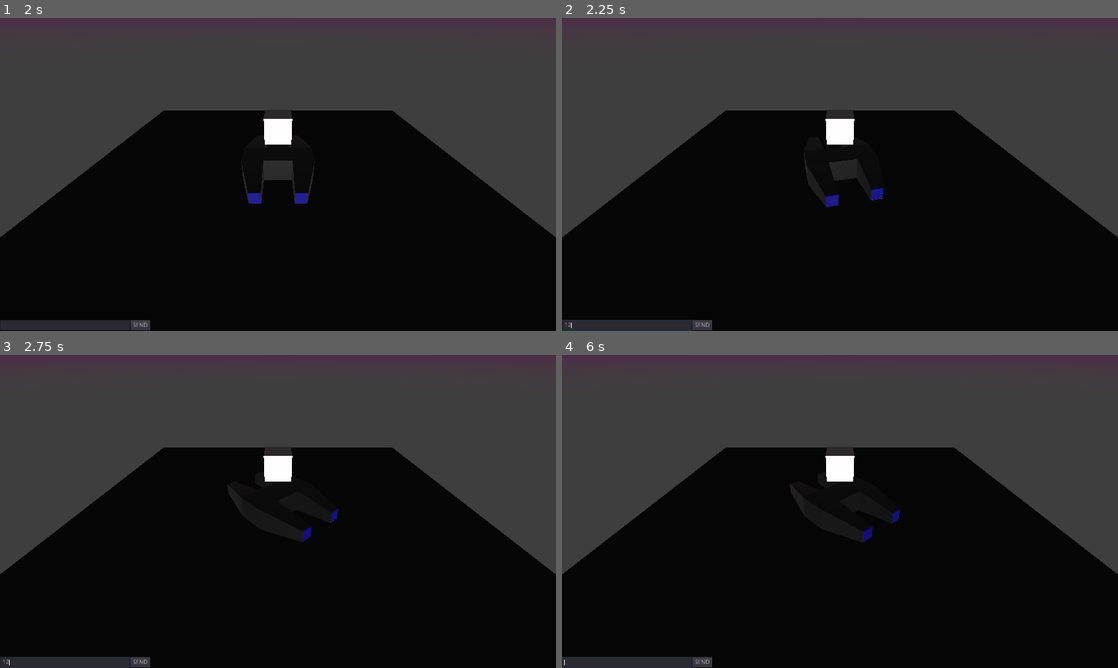
Above: before the commit, frames 1-4 (two rows, left to right).
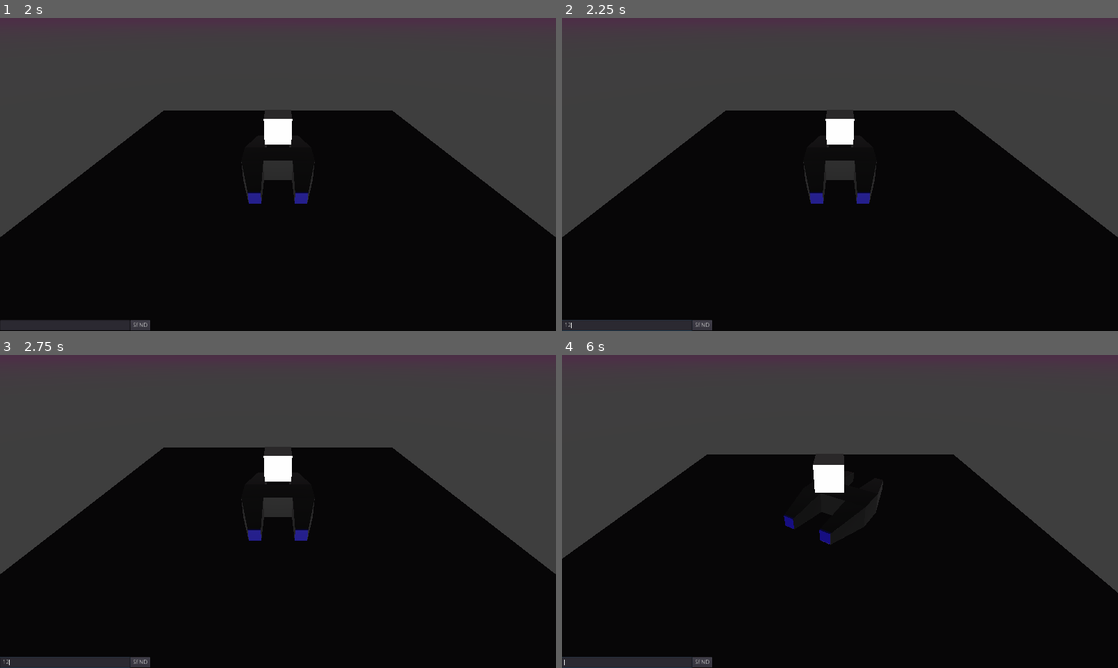
Above: after the commit, the same moments.

Repository: MilanFIN/3dmmo
Game: Godot game, scene res://assets/mainmenu.tscn
Same seed, same stepped clock (60 frames per second), same inputs: the game is played once before the commit and once after it.
Inputs (mouse positions are in pixels of both pictures, inside the frame that each line leads up to):
- Up to frame 1 (2 s): click (283, 165) at 0.52 s; type "Alex" at 0.6 s; click (283, 180) at 0.75 s; type "12" at 0.83 s; click "Start" at 1.25 s
- Up to frame 2 (2.25 s): click (628, 324) at 2.02 s; type "12" at 2.1 s
- Up to frame 3 (2.75 s): no input
- Up to frame 4 (6 s): click "SEND" at 2.75 s; move the mouse to (962, 495) at 3.52 s; press the mouse at (962, 495) at 3.53 s; hold Right (ui_right) 3.53-4.28 s; move the mouse to (728, 527) at 4.27 s; release the mouse at (728, 527) at 4.28 s; hold Left (ui_left) 4.28-5.03 s; click (728, 527) at 4.35 s; move the mouse to (895, 442) at 5.02 s; press the mouse at (895, 442) at 5.03 s; hold Right (ui_right) 5.03-5.78 s; move the mouse to (812, 574) at 5.77 s; release the mouse at (812, 574) at 5.78 s; hold Up (ui_up) from 5.78 s (still down); click (812, 574) at 5.85 s

Frame 1 is identical in both runs. In frame 2, 0.5% of the frame differs, in the area x 43-58%, y 40-61%; in frame 3, 0.6%; in frame 4, 4.0%, in the area x 0-100%, y 29-76%.

Commit message:
prevent movement when clicking the hud elements

Diff:
--- a/test1/level.tscn
+++ b/test1/level.tscn
@@ -84,3 +84,9 @@
 __meta__ = {
 "_edit_use_anchors_": false
 }
+[connection signal="mouse_entered" from="HUD/MessageBox" to="playership" method="_on_hud_mouse_entered"]
+[connection signal="mouse_exited" from="HUD/MessageBox" to="playership" method="_on_hud_mouse_exited"]
+[connection signal="mouse_entered" from="HUD/InputField" to="playership" method="_on_hud_mouse_entered"]
+[connection signal="mouse_exited" from="HUD/InputField" to="playership" method="_on_hud_mouse_exited"]
+[connection signal="mouse_entered" from="HUD/SendButton" to="playership" method="_on_hud_mouse_entered"]
+[connection signal="mouse_exited" from="HUD/SendButton" to="playership" method="_on_hud_mouse_exited"]
--- a/test1/scripts/playercamera.gd
+++ b/test1/scripts/playercamera.gd
@@ -10,6 +10,7 @@
 const MINDIST = 5
 const MAXDIST = 100
 const MOVEPLANESIZE = 1
+var canClick = true
 
 func _ready():
 	pass
@@ -85,20 +86,23 @@
 		zoomDirection = "back"
 		#velocity = SPEED * dir
 	if (event.is_action_pressed("ui_mouseleft")):
-		var position2D = get_viewport().get_mouse_position()
-		var point1 = Vector3(-MOVEPLANESIZE,0,-MOVEPLANESIZE)
-		var point2 = Vector3(-MOVEPLANESIZE,0,MOVEPLANESIZE)
-		var point3 = Vector3(MOVEPLANESIZE,0,-MOVEPLANESIZE)
-		#var dropPlane  = Plane(Vector3(0, 0, 10), 0)
-		var dropPlane = Plane(point1, point2, point3)
+		if (canClick):
+			var position2D = get_viewport().get_mouse_position()
+			var point1 = Vector3(-MOVEPLANESIZE,0,-MOVEPLANESIZE)
+			var point2 = Vector3(-MOVEPLANESIZE,0,MOVEPLANESIZE)
+			var point3 = Vector3(MOVEPLANESIZE,0,-MOVEPLANESIZE)
+			#var dropPlane  = Plane(Vector3(0, 0, 10), 0)
+			var dropPlane = Plane(point1, point2, point3)
+			var position3D = dropPlane.intersects_ray(project_ray_origin(position2D),project_ray_normal(position2D))
+			if (Position3D != null):
+				var node = get_node("../PlayerMesh")
+				var up = Vector3(0,1,0)
+				position3D = -position3D
+				var node2 = get_parent()
+				node2.moveTo(position3D)
 
-		var position3D = dropPlane.intersects_ray(project_ray_origin(position2D),project_ray_normal(position2D))
-		if (Position3D != null):
-			var node = get_node("../PlayerMesh")
-			var up = Vector3(0,1,0)
-			position3D = -position3D
-			#node.look_at(position3D, up)
-			#print(position3D)
+func disableClick():
+	canClick = false
 
-			var node2 = get_parent()
-			node2.moveTo(position3D)
+func enableClick():
+	canClick = true
--- a/test1/scripts/playership.gd
+++ b/test1/scripts/playership.gd
@@ -10,6 +10,8 @@
 var state = "idle" #idle, turning, moving
 var angle = 0
 var targetAngle = 0
+
+
 
 func _ready():
 	pass
@@ -83,3 +85,15 @@
 	targetAngle = angle - difference
 
 	#print(targetDir)
+
+
+func _on_hud_mouse_entered():
+	var camera = get_node("./Camera")
+	camera.disableClick()
+	pass # Replace with function body.
+
+
+func _on_hud_mouse_exited():
+	var camera = get_node("./Camera")
+	camera.enableClick()
+	pass # Replace with function body.
